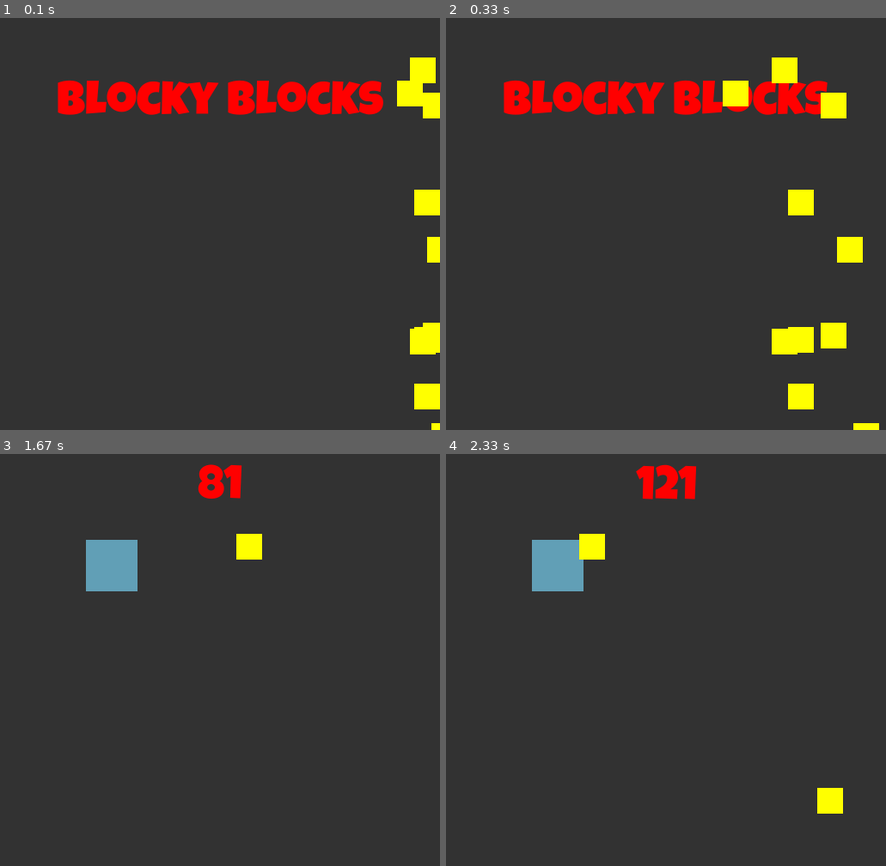
Above: before the commit, frames 1-4 (two rows, left to right).
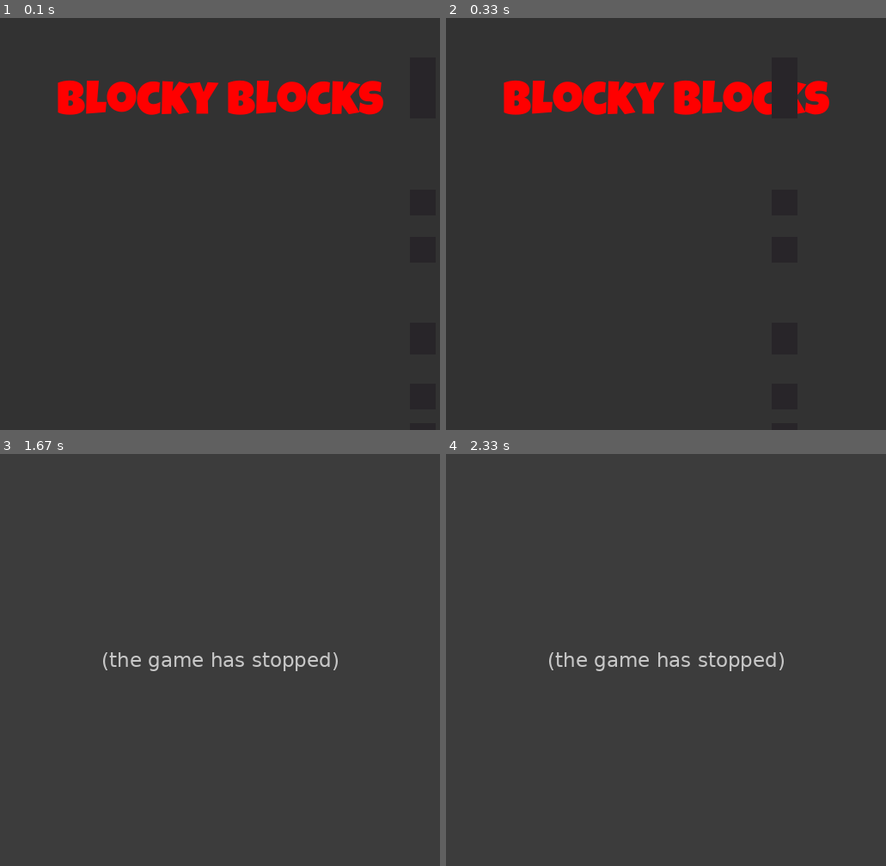
Above: after the commit, the same moments.

Repository: tfb414/code-practice
Game: pygame game, started from DigitalCrafts/Week2/Day3/blockyblocks.py
Two runs of this game, one before a commit and one after it. Both use one fixed random seed, a clock stepped at 60 frames per second and the inputs below.
Inputs:
- Up to frame 1 (0.1 s): no input
- Up to frame 2 (0.33 s): no input
- Up to frame 3 (1.67 s): tap Enter at 0.33 s
- Up to frame 4 (2.33 s): no input

The runs differ from the first frame. In frame 1, 2.4% of the frame differs, in the area x 90-100%, y 9-100%; in frame 2, 3.6%; in frame 3, 3.2%; in frame 4, 3.7%, in the area x 19-91%, y 2-88%.
After the commit the program exited at 1.23 s; later frames show no game.

Commit message:
adding work from yesterday

Diff:
--- a/DigitalCrafts/Week2/Day3/blockyblocks.py
+++ b/DigitalCrafts/Week2/Day3/blockyblocks.py
@@ -15,8 +15,8 @@
             self.font = pygame.font.Font("/Users/timbrady/Documents/Development/Code-practice/DigitalCrafts/Week2/day3/fonts/LuckiestGuy.ttf", 55)
             self.game_setup = pygame.display.set_caption('BlockyBlocks')
             self.clock = pygame.time.Clock()
-            self.color = (97, 159, 182)
-            self.wall_color = (255,255,0)
+            self.color = (77,137,7)
+            self.wall_color = (40,37,41)
             self.number_of_blocks = 1
             self.score_count = 1
             self.quit = False
@@ -53,6 +53,11 @@
                 number_of_blocks = number_of_blocks + 1
             return number_of_blocks
 
+        def menu_text(self):
+            menu = game_world.font.render("Blocky Blocks", 1, (255,0,0))
+            menu_rect = menu.get_rect(center=(game_world.width/2, 100))
+            game_world.screen.blit(menu,menu_rect)
+
         def run_menu(self):
             game_world.number_of_blocks = 10
             array_of_blocks = Create_blocks()
@@ -65,9 +70,8 @@
                     if pressed[pygame.K_RETURN]:
                         game_world.game_loop()
                 game_world.screen.fill((50,50,50))
-                menu = game_world.font.render("Blocky Blocks", 1, (255,0,0))
-                menu_rect = menu.get_rect(center=(game_world.width/2, 100))
-                game_world.screen.blit(menu,menu_rect)
+                # menu = game_world.font.render("Blocky Blocks", 1, (255,0,0))
+                game_world.menu_text()
                 game_world.block_mover(game_world.number_of_blocks, array_of_blocks)
                 pygame.display.update()
                 game_world.clock.tick(60)
@@ -100,7 +104,8 @@
             pygame.sprite.Sprite.__init__(self)
             self.xloc = game_world.width
             self.yloc = random.randint(10, game_world.height)
-            self.speed = random.randint(1, 10)
+            # self.speed = random.randint(1, 10)
+            self.speed = 7
             self.rect = pygame.Rect(self.xloc, self.yloc, 30, 30)
 
         def make_and_move(self):
@@ -115,7 +120,8 @@
         def reset(self):
             self.xloc = game_world.width
             self.yloc = random.randint(10, game_world.height)
-            self.speed = random.randint(1, 5)
+            # self.speed = random.randint(1, 5)
+            self.speed = 7
 
     class Create_blocks(object):
         def __init__(self):
--- /dev/null
+++ b/DigitalCrafts/Week5/JS_Exercises/spec/support/jasmine.json
@@ -0,0 +1,11 @@
+{
+  "spec_dir": "spec",
+  "spec_files": [
+    "**/*[sS]pec.js"
+  ],
+  "helpers": [
+    "helpers/**/*.js"
+  ],
+  "stopSpecOnExpectationFailure": false,
+  "random": false
+}
Not shown, changed: .DS_Store
Not shown, changed: DigitalCrafts/.DS_Store
Not shown, added: DigitalCrafts/Week5/JS_Exercises/index.html
Not shown, added: DigitalCrafts/Week5/JS_Exercises/scripts/main.js
Not shown, added: DigitalCrafts/Week5/JS_Exercises/spec/test_runner.js
Not shown, added: DigitalCrafts/Week5/James_stocks/main.js
Not shown, added: DigitalCrafts/Week5/api_pract/index.html
Not shown, added: DigitalCrafts/Week5/api_pract/scripts/main.js
